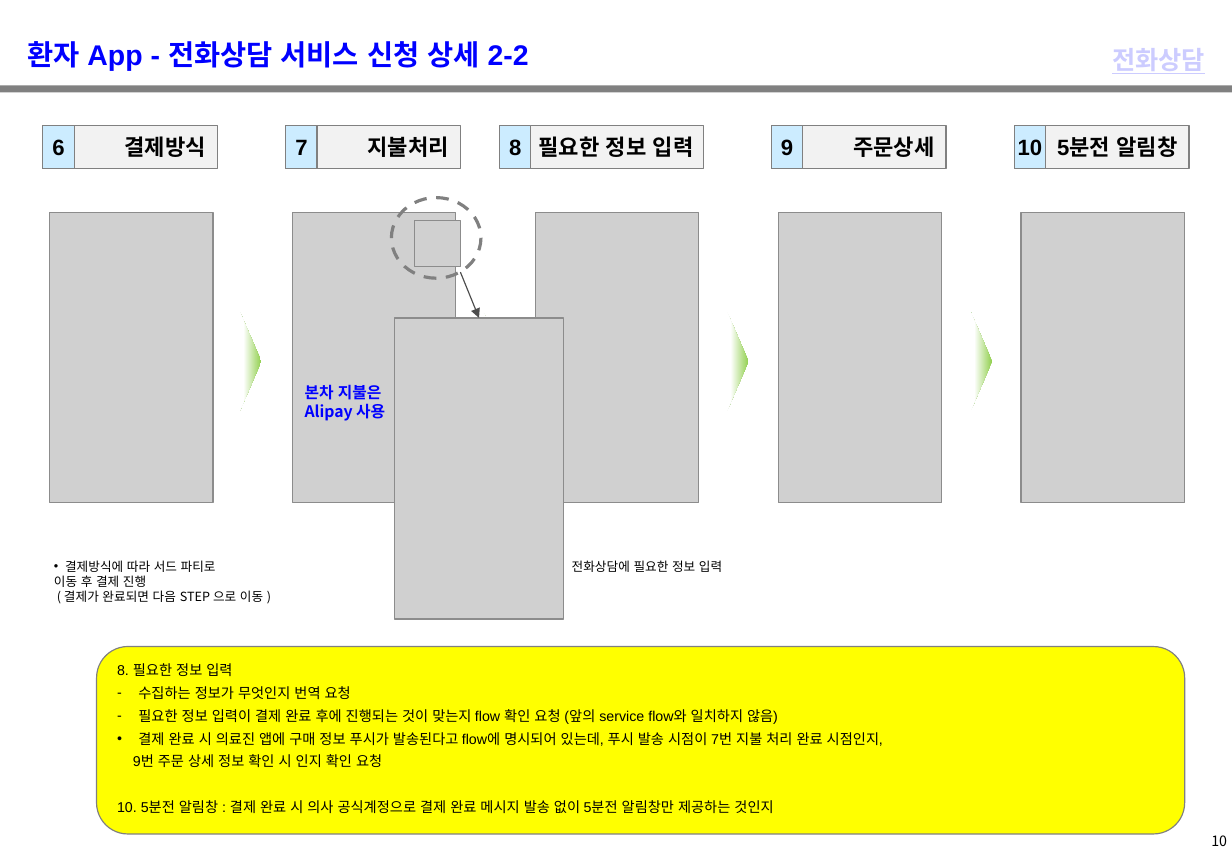
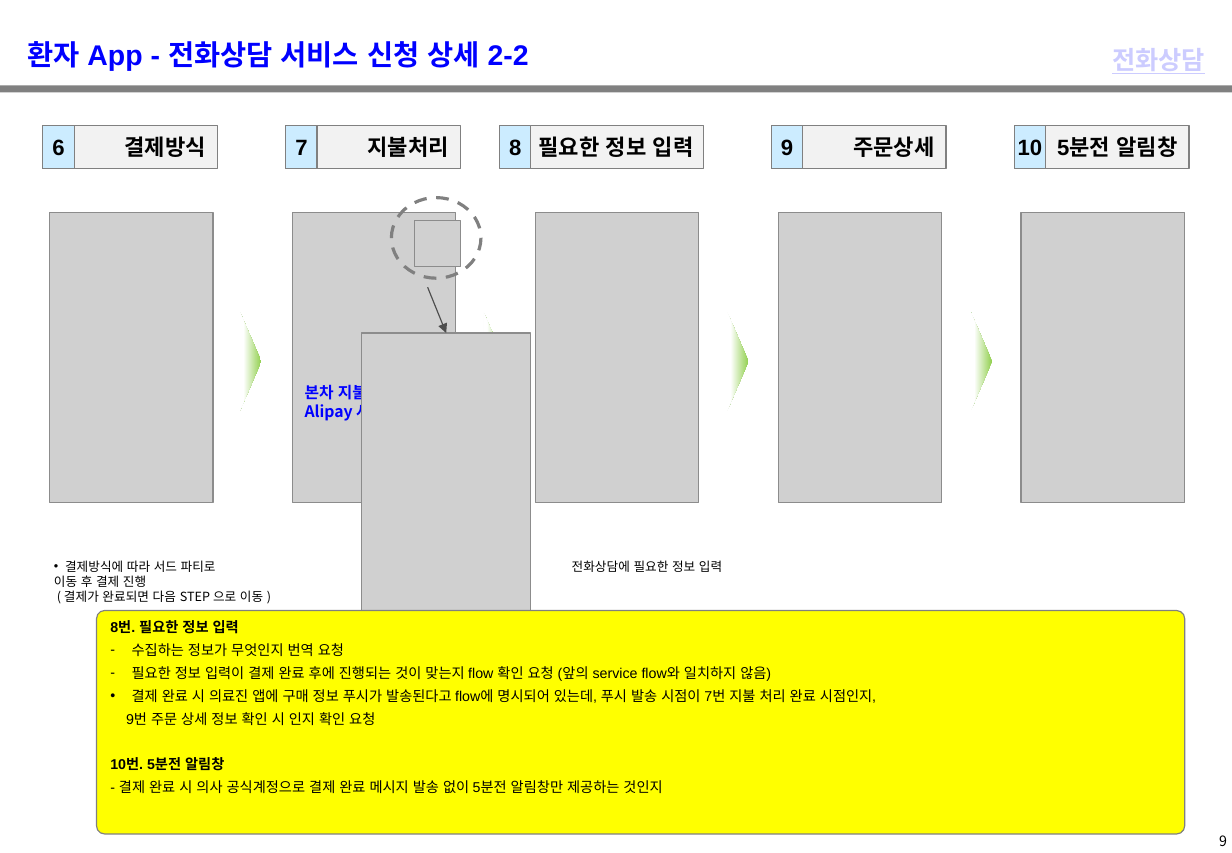
Before and after one commit to windsoccer/H160, a slide deck: slide 10 of 01 기획/03. 상담 서비스 Flow_健康160_상담 서비스 Flow_2019029.pptx (slide 11 before the commit). Drawn at 1232x853 pixels with LibreOffice and Linux fonts; fonts in the diff are those of the drawing; grey boxes stand for pictures; background and template pictures are left out. Boxes give left, top, right and bottom in pixels: in the first picture for what was removed or moved away, otherwise in the second. Text is boxed around its words. In the diff, an @@ line names an element or a change of style, - is before the commit and + after.

```diff
--- a/01 기획/03. 상담 서비스 Flow_健康160_상담 서비스 Flow_2019029.pptx
+++ b/01 기획/03. 상담 서비스 Flow_健康160_상담 서비스 Flow_2019029.pptx
@@ arrow moved from (461, 272) - (479, 319) to (428, 288) - (446, 333) @@
@@ picture: place and size @@
-picture at (395,319,564,620)
+picture at (362,333,531,635)
@@ rounded rectangle "8번. 필요한 정보 입력": place and size @@
-rounded rectangle "8번. 필요한 정보 입력" at (97,647,1185,835)
+rounded rectangle "8번. 필요한 정보 입력" at (97,611,1185,834)
@@ rounded rectangle "8번. 필요한 정보 입력" at (97,611,1185,834): proportions changed @@
@@ text in rounded rectangle at (110,620,239,634): text changed; bold on @@
-8. 필요한 정보 입력
+8번. 필요한 정보 입력
@@ text in rounded rectangle at (110,757,662,793): text changed @@
-10. 5분전 알림창 : 결제 완료 시 의사 공식계정으로 결제 완료 메시지 발송 없이 5분전 알림창만 제공하는 것인지
+10번. 5분전 알림창
+- 결제 완료 시 의사 공식계정으로 결제 완료 메시지 발송 없이 5분전 알림창만 제공하는 것인지
@@ page number at (1219,835,1227,846): text changed @@
-10
+9
```
Also in this commit, not shown: 14 other slides changed, 1 slide removed.
